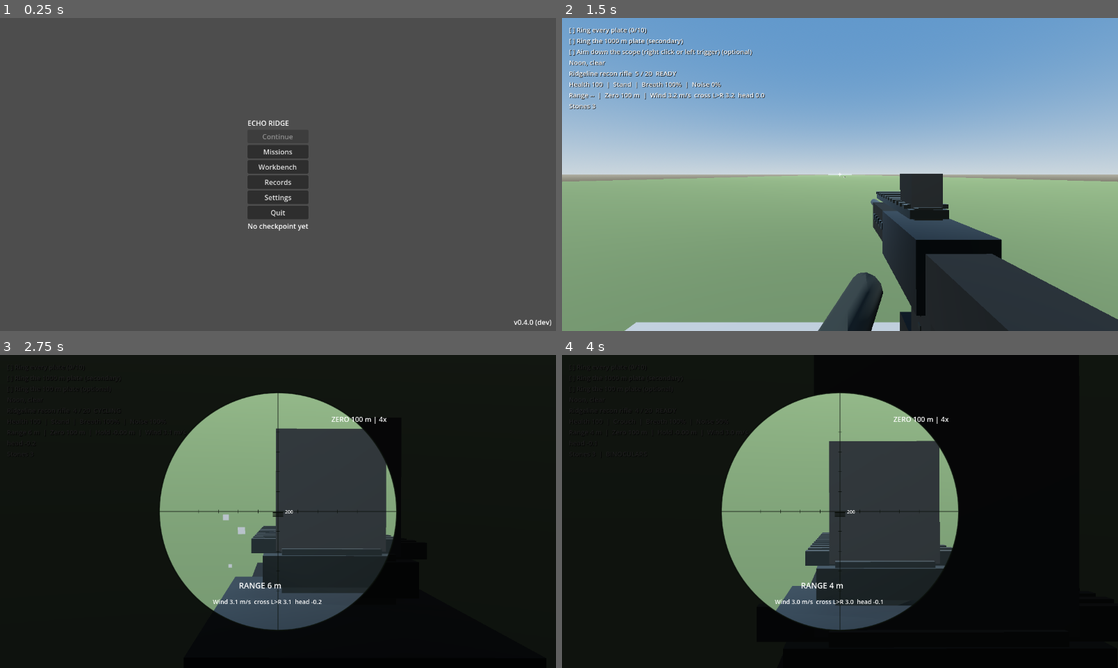
Above: before the commit, frames 1-4 (two rows, left to right).
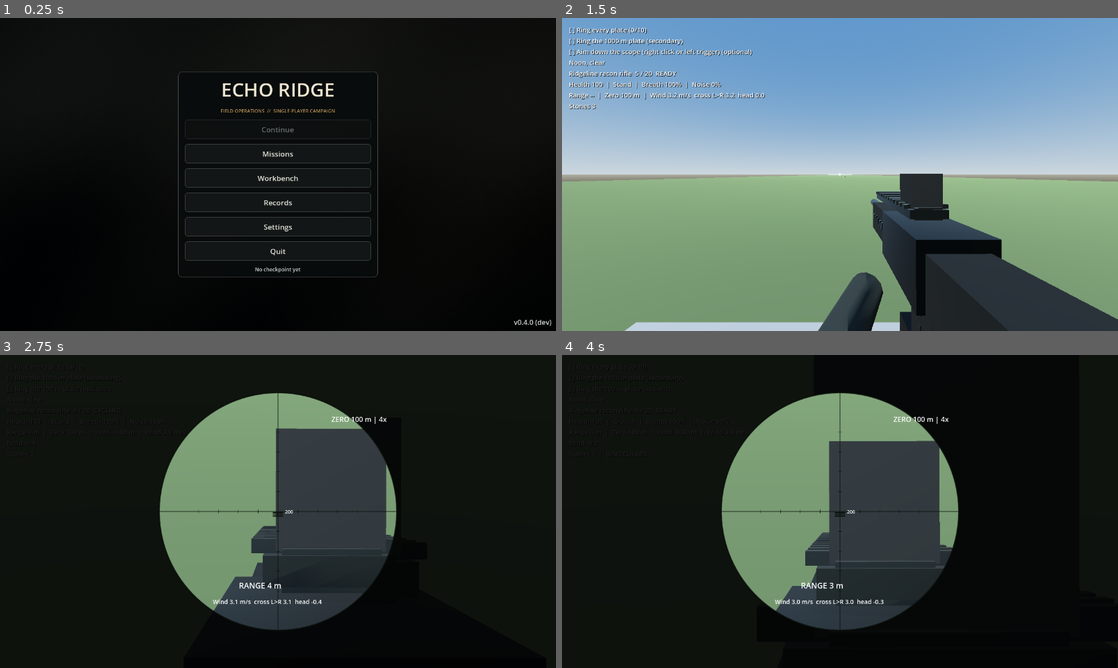
Above: after the commit, the same moments.

Repository: adam656677-oss/sniper
Game: Godot game, scene res://scenes/ui/main_menu.tscn
Two runs of this game, one before a commit and one after it. Both use one fixed random seed, a clock stepped at 60 frames per second and the inputs below.
Inputs (mouse positions are in pixels of both pictures, inside the frame that each line leads up to):
- Up to frame 1 (0.25 s): no input
- Up to frame 2 (1.5 s): click "Missions" at 0.5 s; click "Shooting range" at 1.25 s
- Up to frame 3 (2.75 s): tap Enter at 2 s; move the mouse to (305, 511) at 2.02 s; hold W (move_forward) from 2.03 s (still down); hold Right mouse button (aim) from 2.03 s (still down); click (305, 511) at 2.17 s
- Up to frame 4 (4 s): keep holding W (move_forward); move the mouse to (812, 511) at 2.77 s; release Right mouse button (aim) at 2.78 s; tap B (binoculars) at 2.85 s; click (812, 511) at 2.92 s; move the mouse to (851, 505) at 3.52 s; hold C (crouch) from 3.53 s (still down); click (851, 505) at 3.67 s

The runs differ from the first frame. In frame 1, 100% of the frame differs, in the area x 0-100%, y 0-100%; in frame 2, nothing differs; in frame 3, 0.1%; in frame 4, less than 0.1%.

Commit message:
Build cinematic Echo Ridge title and mission menu

Diff:
--- a/scenes/ui/main_menu.gd
+++ b/scenes/ui/main_menu.gd
@@ -4,6 +4,8 @@
 # scene_changer is swapped by tests so no scene change happens headlessly.
 
 const MissionCatalog = preload("res://scenes/ui/mission_catalog.gd")
+const ThemeKit = preload("res://scenes/ui/ui_theme.gd")
+const BackdropShader = preload("res://scenes/ui/menu_backdrop.gdshader")
 
 enum Screen { HOME, MISSIONS, SETTINGS, WORKBENCH, RECORDS }
 
@@ -22,16 +24,41 @@
 	scene_changer = func(path: String): get_tree().change_scene_to_file(path)
 	Input.mouse_mode = Input.MOUSE_MODE_VISIBLE
 	set_anchors_and_offsets_preset(Control.PRESET_FULL_RECT)
+	ThemeKit.apply(self)
+	var backdrop := ColorRect.new()
+	backdrop.name = "TacticalBackdrop"
+	backdrop.set_anchors_and_offsets_preset(Control.PRESET_FULL_RECT)
+	backdrop.mouse_filter = Control.MOUSE_FILTER_IGNORE
+	var backdrop_material := ShaderMaterial.new()
+	backdrop_material.shader = BackdropShader
+	backdrop.material = backdrop_material
+	add_child(backdrop)
 	var center := CenterContainer.new()
 	center.set_anchors_and_offsets_preset(Control.PRESET_FULL_RECT)
 	add_child(center)
+	var panel := PanelContainer.new()
+	panel.custom_minimum_size = Vector2(460, 0)
+	center.add_child(panel)
 	var column := VBoxContainer.new()
-	center.add_child(column)
+	column.add_theme_constant_override("separation", 12)
+	panel.add_child(column)
 	home = VBoxContainer.new()
+	home.alignment = BoxContainer.ALIGNMENT_CENTER
+	home.add_theme_constant_override("separation", 12)
 	column.add_child(home)
 	var title := Label.new()
 	title.text = "ECHO RIDGE"
+	title.horizontal_alignment = HORIZONTAL_ALIGNMENT_CENTER
+	title.add_theme_font_size_override("font_size", 44)
+	title.add_theme_color_override("font_color", Color(0.93, 0.90, 0.82))
+	title.add_theme_constant_override("outline_size", 3)
 	home.add_child(title)
+	var subtitle := Label.new()
+	subtitle.text = "FIELD OPERATIONS  //  SINGLE-PLAYER CAMPAIGN"
+	subtitle.horizontal_alignment = HORIZONTAL_ALIGNMENT_CENTER
+	subtitle.add_theme_font_size_override("font_size", 11)
+	subtitle.add_theme_color_override("font_color", Color(0.72, 0.58, 0.37))
+	home.add_child(subtitle)
 	continue_button = button(home, "Continue", continue_checkpoint)
 	button(home, "Missions", func(): show_screen(Screen.MISSIONS))
 	button(home, "Workbench", func(): show_screen(Screen.WORKBENCH))
@@ -39,6 +66,8 @@
 	button(home, "Settings", func(): show_screen(Screen.SETTINGS))
 	button(home, "Quit", func(): get_tree().quit())
 	status = Label.new()
+	status.horizontal_alignment = HORIZONTAL_ALIGNMENT_CENTER
+	status.add_theme_font_size_override("font_size", 12)
 	home.add_child(status)
 	var version := Label.new()
 	version.text = build_label()
@@ -54,6 +83,9 @@
 		button(missions, tr(String(mission.title)), func(): start_mission(i))
 		var brief := Label.new()
 		brief.text = tr(String(mission.brief))
+		brief.autowrap_mode = TextServer.AUTOWRAP_WORD_SMART
+		brief.custom_minimum_size = Vector2(340, 0)
+		brief.add_theme_font_size_override("font_size", 12)
 		missions.add_child(brief)
 	button(missions, "Back", func(): show_screen(Screen.HOME))
 	settings_screen = SettingsScreen.new()
@@ -80,6 +112,8 @@
 func button(parent: Node, text: String, callback: Callable) -> Button:
 	var b := Button.new()
 	b.text = text
+	b.custom_minimum_size = Vector2(340, 42)
+	b.focus_mode = Control.FOCUS_ALL
 	b.pressed.connect(callback)
 	parent.add_child(b)
 	return b
